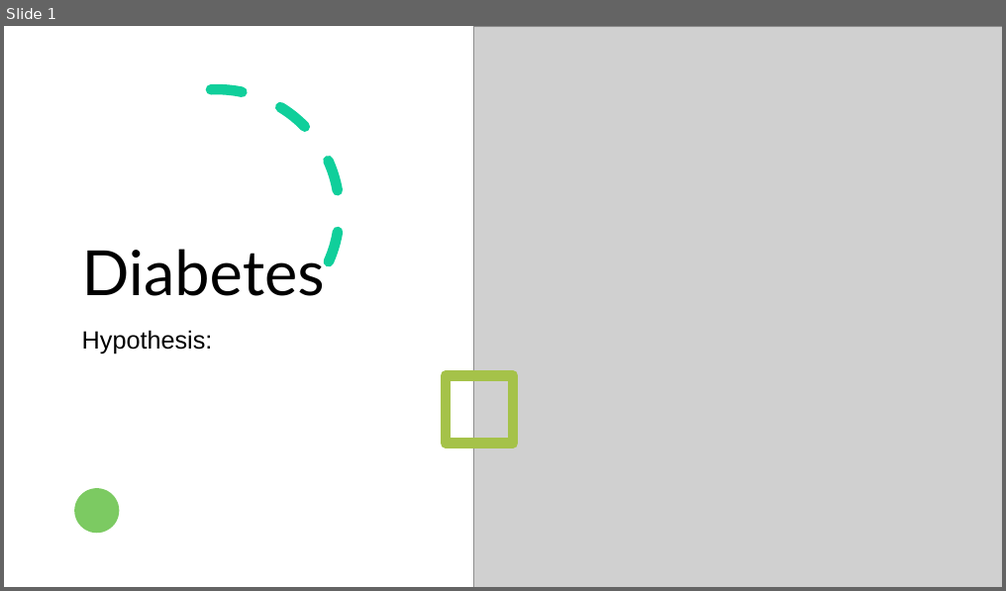
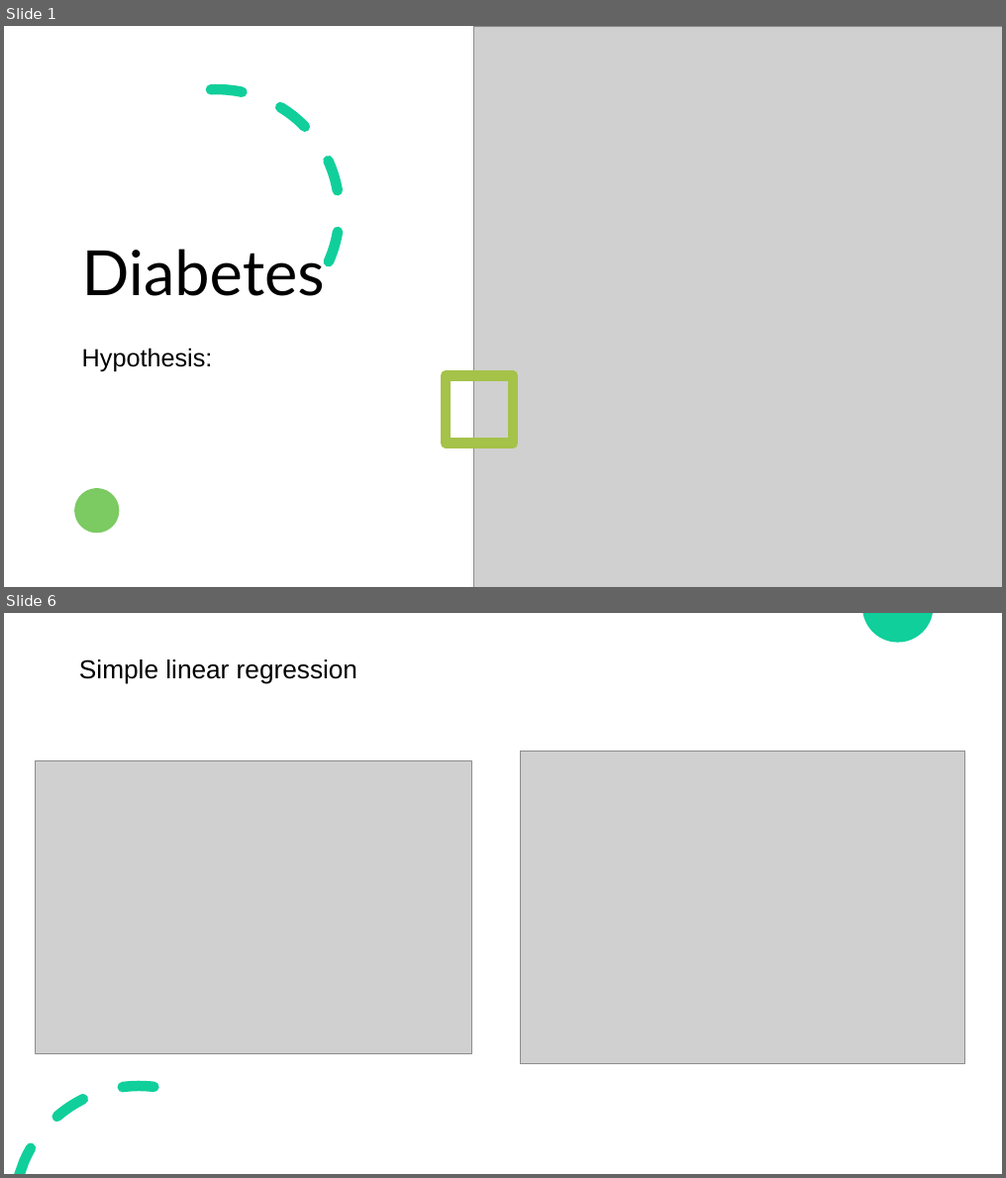
Before and after one commit to HienTruong89/Data_science, a slide deck: machine learning/Diabetes_results.pptx. Shown one above the other, each under a label of ours: slide 1 before the commit, slides 1 and 6 after it; the slides between them are not shown. The pictures are 1006x591 and 1006x1178 pixels, drawn with LibreOffice and Linux fonts; fonts in the diff are those of the drawing; grey boxes stand for pictures. Boxes give left, top, right and bottom in pixels: in the first picture for what was removed or moved away, otherwise in the second. Text is boxed around its words. In the diff, an @@ line names an element or a change of style, - is before the commit and + after.

```diff
--- a/machine learning/Diabetes_results.pptx
+++ b/machine learning/Diabetes_results.pptx
@@ slide 6 added at [4, 613, 1002, 1174], background #FFFFFF @@
@@ freeform shape added at [863, 613, 933, 642], fill #10CF9B @@
@@ text added at [79, 660, 357, 684], 25 pt, text #000000 @@
+Simple linear regression
@@ picture added at [521, 752, 964, 1064] @@
@@ picture added at [35, 761, 472, 1055] @@
@@ freeform shape added at [15, 1081, 159, 1174], fill #10CF9B @@
@@ slide 1 changed as well @@
@@ subtitle "Hypothesis:": place and size @@
-subtitle "Hypothesis:" at [82, 330, 213, 354]
+subtitle "Hypothesis:" at [82, 348, 213, 372]
```
Also in this commit, not shown: 4 other slides added, 2 slides removed, 1 other file.
